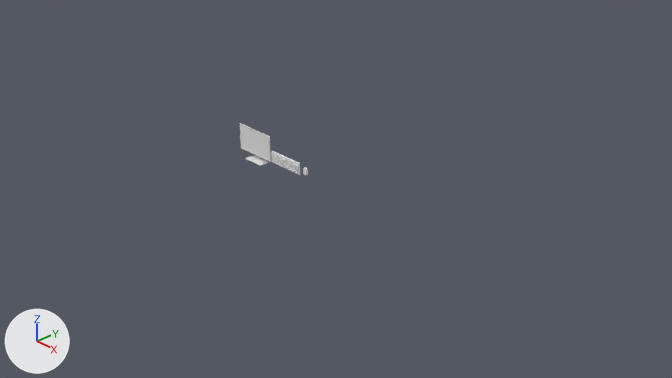
Before and after pictures for a commit that changed the Blender file BlenderFiles/OfficeSupplies.blend.
Rendered twice from the file's camera 'Camera'. Lighting does not change. The marker at lower left points along +X, +Y and +Z.
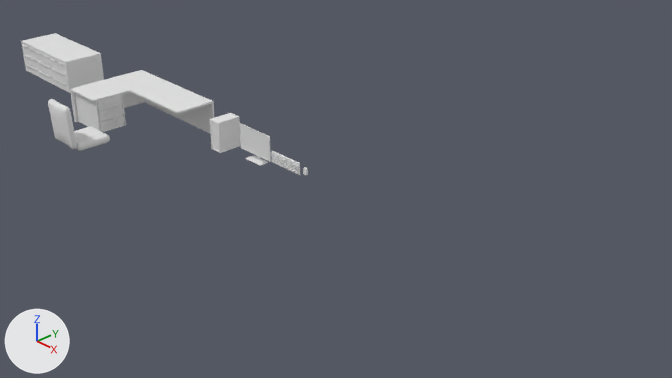
Location of each change, [x1, y1, x2, y2] in pixels of the pictures (672 x 378 px):
'Cube.007', added
    after: [70, 70, 215, 134]
'Cube.010', added
    after: [21, 33, 104, 93]
'Cube.008', added
    after: [75, 93, 126, 132]
'Cube.006', added
    after: [210, 113, 241, 153]
'Cube.014', added
    after: [48, 99, 77, 149]
'Cube.013', added
    after: [74, 126, 110, 151]
'Cube.012', added
    after: [24, 54, 67, 85]
'Cube.009', added
    after: [103, 99, 119, 126]

Patch to the scene script:
```diff
--- a/BlenderFiles/OfficeSupplies.blend.py
+++ b/BlenderFiles/OfficeSupplies.blend.py
@@ me_cube_014 @@
+me_cube_014.from_pydata(...)  # 168 vertices, 170 faces; spans x -0.238..0.238, y -0.286..0.291, z -0.057..0.052
+me_cube_014.polygons.foreach_set('use_smooth', [True] * 170)
@@ me_cube_013 @@
+me_cube_013.from_pydata(...)  # 168 vertices, 170 faces; spans x -0.238..0.238, y -0.236..0.24, z -0.056..0.056
+me_cube_013.polygons.foreach_set('use_smooth', [True] * 170)
@@ me_cube_012 @@
+me_cube_012.from_pydata(...)  # 192 vertices, 180 faces; spans x -1.203..0.103, y -0.013..0.013, z -0.013..0.16
+me_cube_012.polygons.foreach_set('use_smooth', [True] * 180)
@@ me_cube_008 @@
+me_cube_008.from_pydata(...)  # 348 vertices, 346 faces; spans x -1.02..1.04, y -1.0..1.0, z -1.0..1.06
@@ me_cube_007 @@
+me_cube_007.from_pydata(...)  # 96 vertices, 90 faces; spans x -2.4..2.4, y -8.4..8.4, z -14.0..14.0
+me_cube_007.polygons.foreach_set('use_smooth', [True] * 90)
@@ me_cube_006 @@
+me_cube_006.from_pydata(...)  # 96 vertices, 90 faces; spans x -0.99..0.99, y -1.0..1.0, z -0.95..0.95
@@ me_cube @@
+me_cube.from_pydata(...)  # 64 vertices, 51 faces; spans x -0.9..0.9, y -0.6..0.6, z -0.25..0.25
@@ me_cube_005 @@
+me_cube_005.from_pydata(...)  # 104 vertices, 102 faces; spans x -0.175..0.175, y -0.098..0.098, z -0.215..0.217
@@ ob_cube_014 @@
+ob_cube_014 = bpy.data.objects.new('Cube.014', me_cube_014)
+ob_cube_014.location = (-3.14, -1.86, 0.36)
+ob_cube_014.rotation_euler = (1.487, 0.0, 3.142)  # degrees (85, 0, 180)
@@ ob_cube_013 @@
+ob_cube_013 = bpy.data.objects.new('Cube.013', me_cube_013)
+ob_cube_013.location = (-3.14, -1.56, 0.08)
@@ ob_cube_012 @@
+ob_cube_012 = bpy.data.objects.new('Cube.012', me_cube_012)
+ob_cube_012.location = (-5.26, -0.74, 0.09)
@@ ob_cube_010 @@
+ob_cube_010 = bpy.data.objects.new('Cube.010', me_cube_008)
+ob_cube_010.location = (-5.81, -0.43, 0.2)
+ob_cube_010.scale = (0.693, 0.297, 0.238)
@@ ob_cube_009 @@
+ob_cube_009 = bpy.data.objects.new('Cube.009', me_cube_007)
+ob_cube_009.location = (-3.74, -0.82, 0.07)
+ob_cube_009.scale = (0.00543, 0.0122, 0.0122)
@@ ob_cube_008 @@
+ob_cube_008 = bpy.data.objects.new('Cube.008', me_cube_006)
+ob_cube_008.location = (-4.05, -0.81, 0.04)
+ob_cube_008.scale = (0.3, 0.213, 0.25)
@@ ob_cube_007 @@
+ob_cube_007 = bpy.data.objects.new('Cube.007', me_cube)
+ob_cube_007.location = (-3.48, -0.48, 0.06)
@@ ob_cube_006 @@
+ob_cube_006 = bpy.data.objects.new('Cube.006', me_cube_005)
+ob_cube_006.location = (-2.11, -0.05, 0.03)
+ob_cube_006.rotation_euler = (0.0, 0.0, 1.571)  # degrees (0, 0, 90)
```
